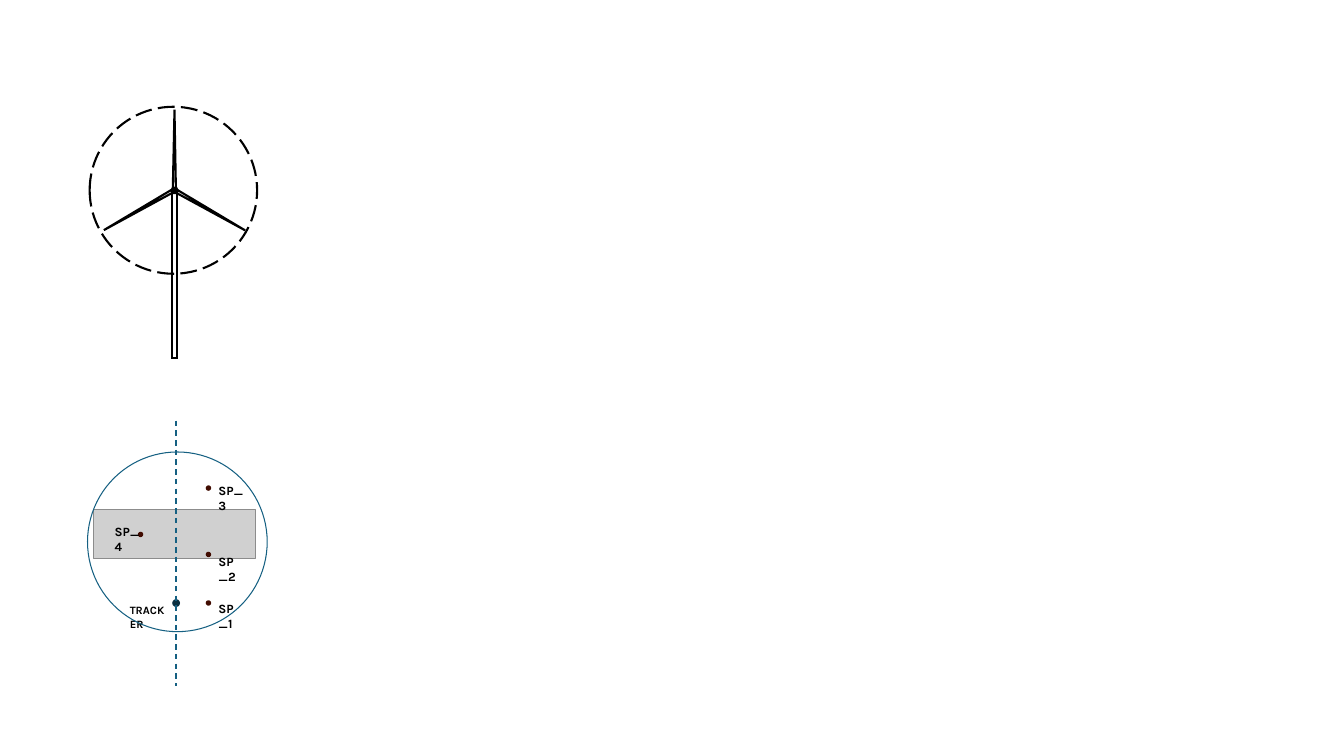
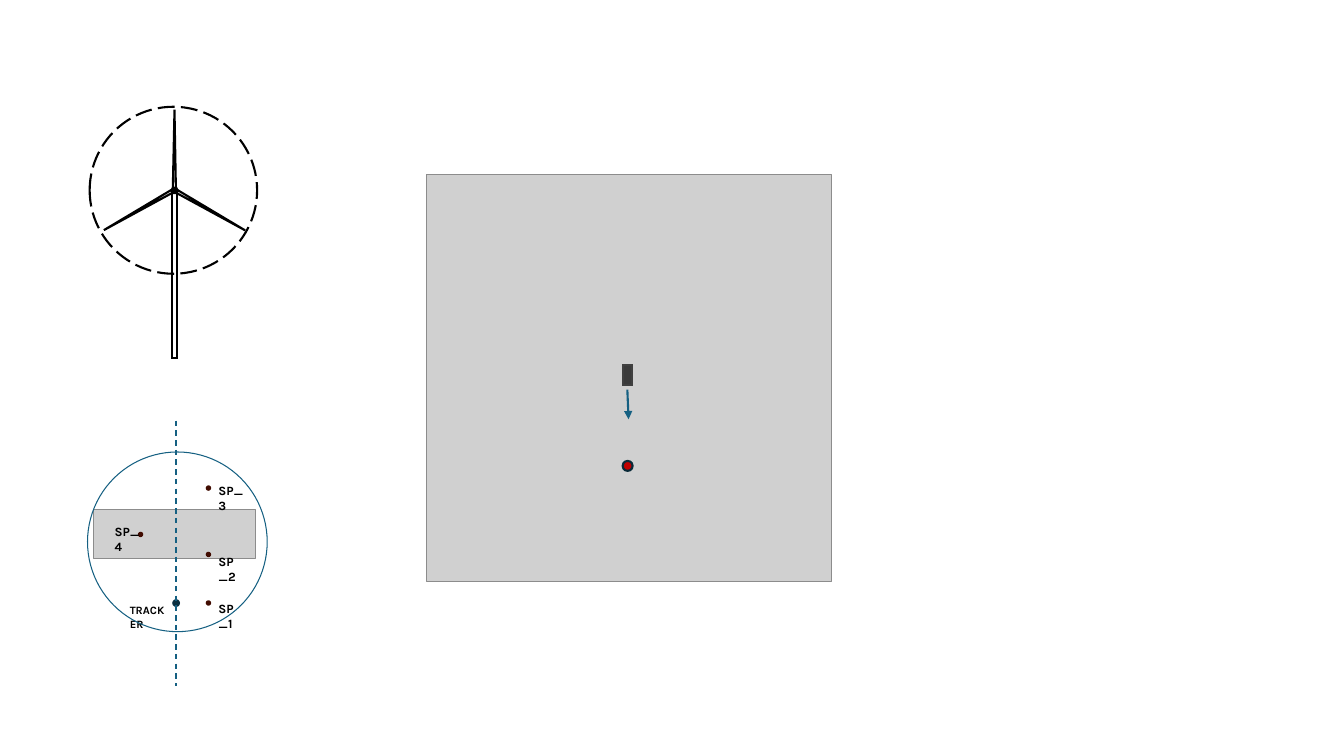
Before and after one commit to mkc2011/App-BLINC_iM, a slide deck: slide 8 of New Microsoft PowerPoint Presentation.pptx. Drawn at 1344x756 pixels with LibreOffice and Linux fonts; fonts in the diff are those of the drawing; grey boxes stand for pictures. Boxes give left, top, right and bottom in pixels: in the first picture for what was removed or moved away, otherwise in the second. Text is boxed around its words. In the diff, an @@ line names an element or a change of style, - is before the commit and + after.

```diff
--- a/New Microsoft PowerPoint Presentation.pptx
+++ b/New Microsoft PowerPoint Presentation.pptx
@@ picture added at [426, 174, 831, 582] @@
@@ rectangle added at [623, 365, 632, 385], fill #3A3A3A, outline #404040 1.5 pt @@
@@ arrow added from (627, 389) to (629, 419), #156082 1.5 pt @@
@@ ellipse added at [623, 461, 633, 471], fill #C00000, outline #092A39 1.5 pt @@
```
Also in this commit, not shown: 3 other files.
